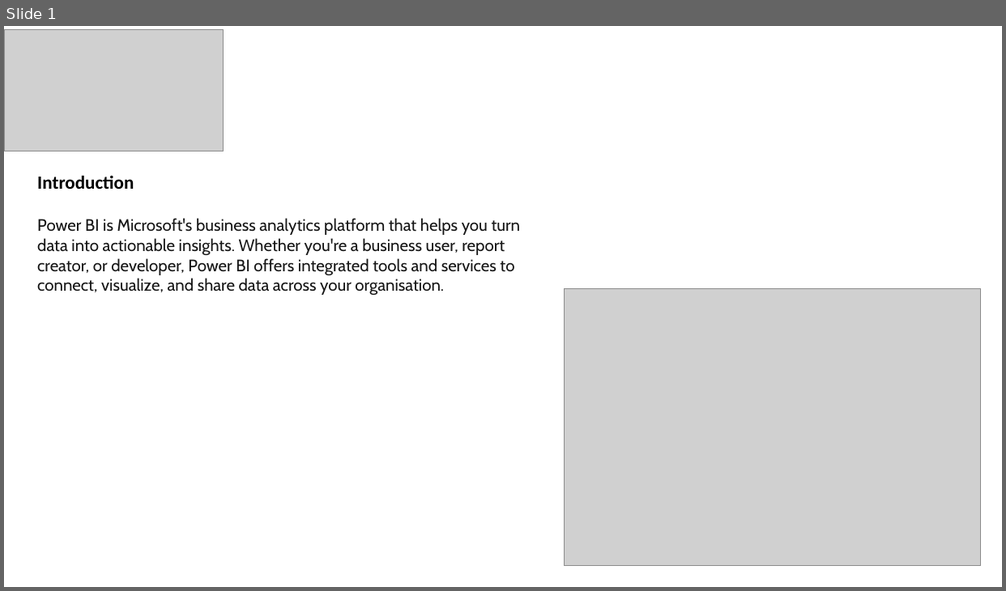
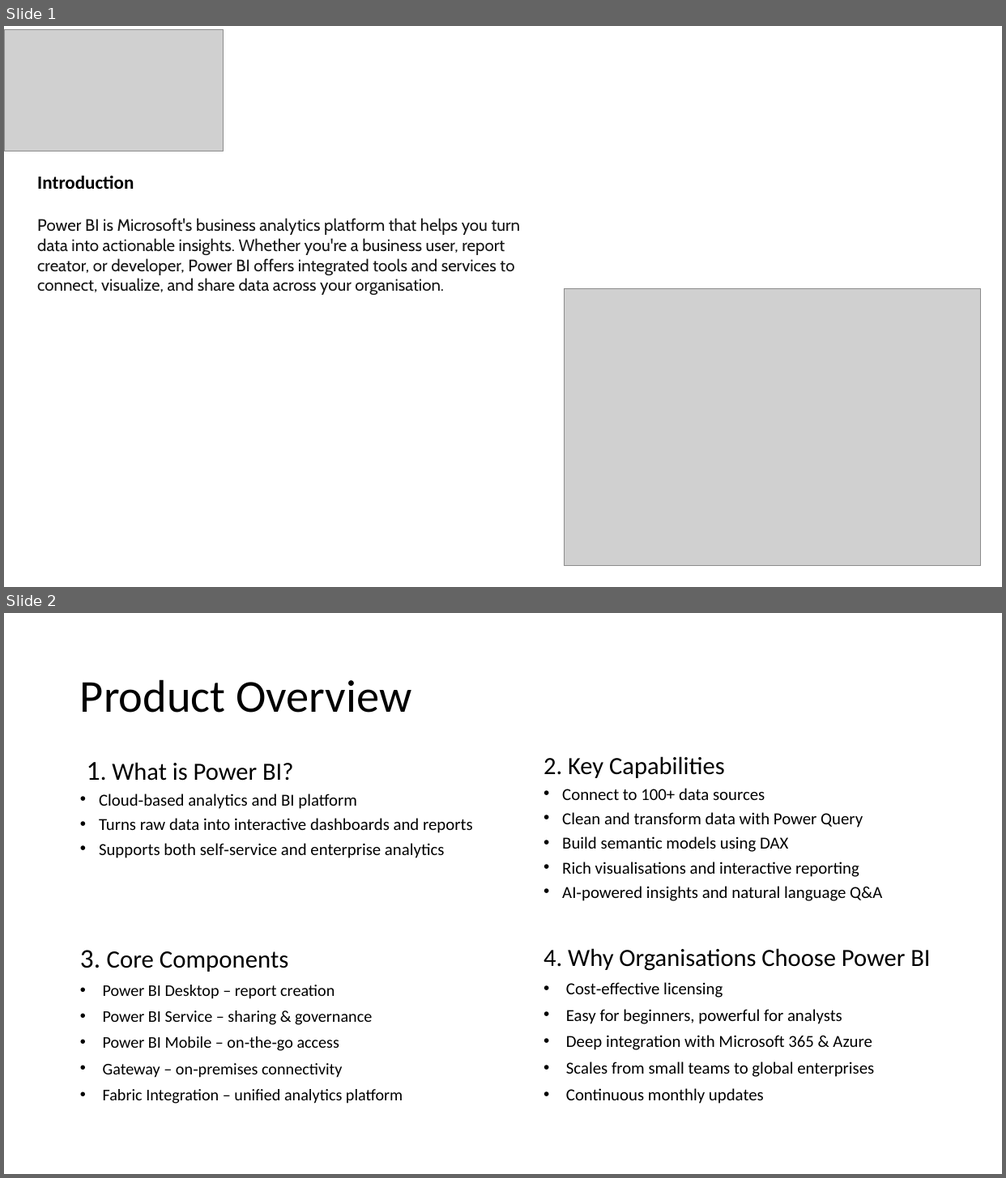
Before and after one commit to paulrot26/Module4, a slide deck: PowerBI.pptx. Shown one above the other, each under a label of ours: slide 1 before the commit, slides 1 and 2 after it. The pictures are 1006x591 and 1006x1178 pixels, drawn with LibreOffice and Linux fonts; fonts in the diff are those of the drawing; grey boxes stand for pictures. Boxes give left, top, right and bottom in pixels: in the first picture for what was removed or moved away, otherwise in the second. Text is boxed around its words. In the diff, an @@ line names an element or a change of style, - is before the commit and + after.

```diff
--- a/PowerBI.pptx
+++ b/PowerBI.pptx
@@ slide 2 added at (4,613,1002,1174), background #FFFFFF @@
@@ title added at (80,679,411,713), 44 pt, text #000000 @@
+Product Overview
@@ text added at (543,756,882,901), 16.1 pt, text #000000 @@
+2. Key Capabilities
+• Connect to 100+ data sources
+• Clean and transform data with Power Query
+• Build semantic models using DAX
+• Rich visualisations and interactive reporting
+• AI‑powered insights and natural language Q&A
@@ text added at (87,762,473,858), 16.1 pt, text #000000 @@
+1. What is Power BI?
+• Cloud‑based analytics and BI platform
+• Turns raw data into interactive dashboards and reports
+• Supports both self‑service and enterprise analytics
@@ text added at (80,950,403,1104), 15.7 pt, text #000000 @@
+3. Core Components
+• Power BI Desktop – report creation
+• Power BI Service – sharing & governance
+• Power BI Mobile – on‑the‑go access
+• Gateway – on‑premises connectivity
+• Fabric Integration – unified analytics platform
@@ text added at (543,948,930,1104), 16.1 pt, text #000000 @@
+4. Why Organisations Choose Power BI
+• Cost‑effective licensing
+• Easy for beginners, powerful for analysts
+• Deep integration with Microsoft 365 & Azure
+• Scales from small teams to global enterprises
+• Continuous monthly updates
```
Also in this commit, not shown: 1 slide changed, 2 other slides added, 1 slide removed.
